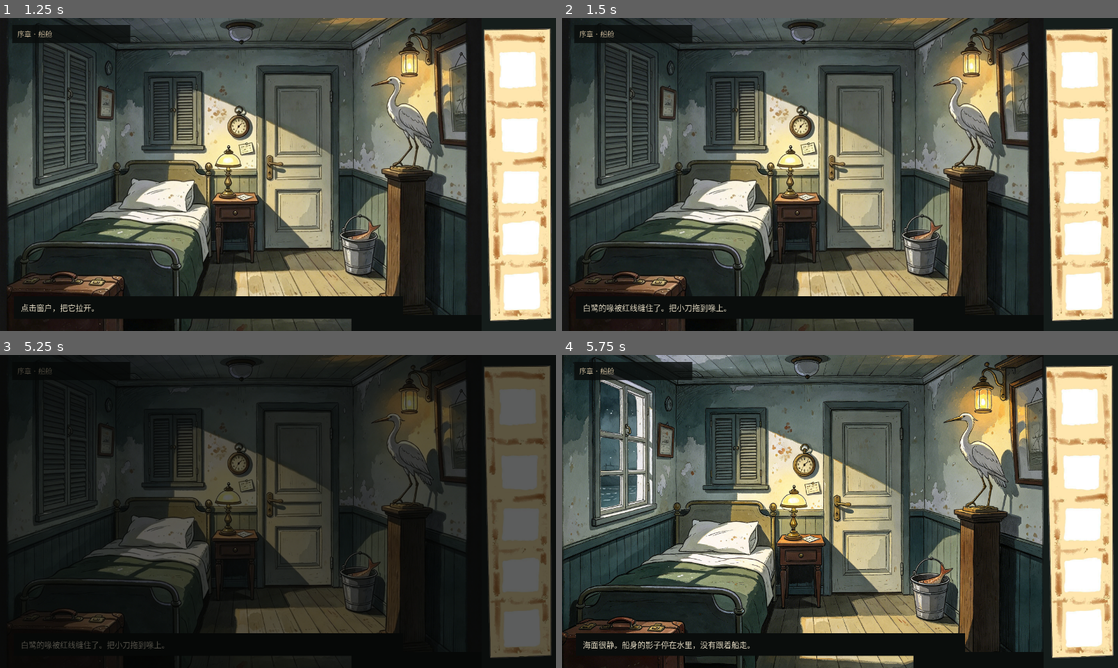
Above: before the commit, frames 1-4 (two rows, left to right).
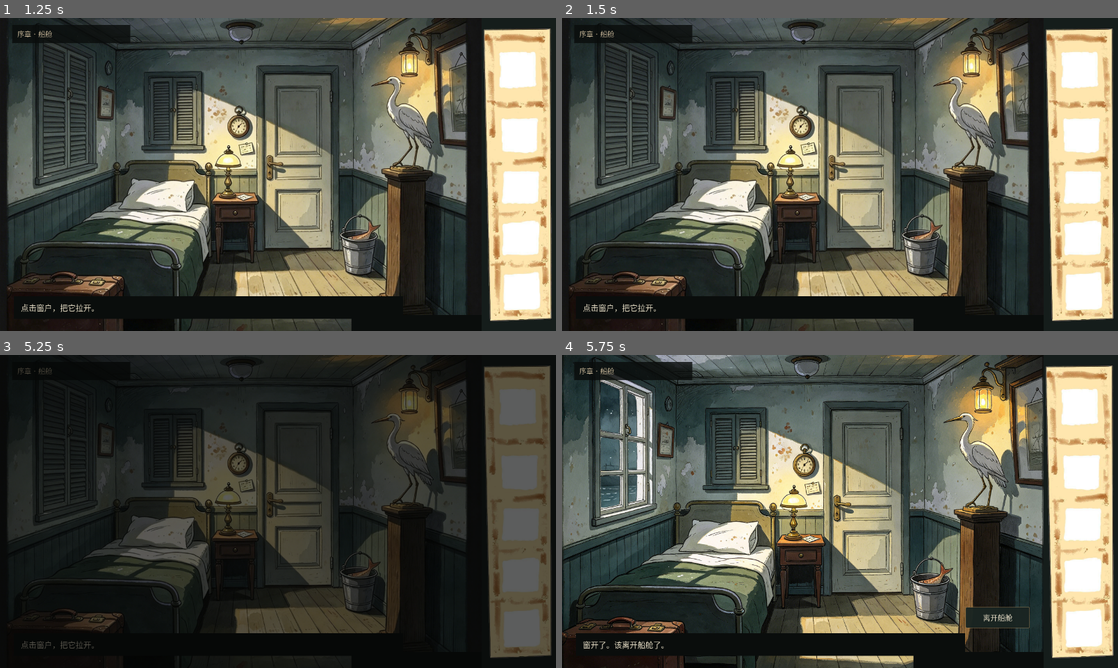
Above: after the commit, the same moments.

Repository: CorinJing/gugu_gaga
Game: Godot game, scene res://scenes/main.tscn
Same seed, same stepped clock (60 frames per second), same inputs: the game is played once before the commit and once after it.
Inputs (mouse positions are in pixels of both pictures, inside the frame that each line leads up to):
- Up to frame 1 (1.25 s): click "开始" at 0.5 s
- Up to frame 2 (1.5 s): move the mouse to (962, 158) at 1.27 s; click (962, 158) at 1.42 s
- Up to frame 3 (5.25 s): tap Enter at 2, 3.5, 5 s; drag from (166, 527) to (250, 574) at 2.02 s; tap Space at 2.75, 4.25 s; move the mouse to (333, 442) at 2.77 s; click (333, 442) at 2.92 s; drag from (250, 574) to (111, 464) at 3.52 s; move the mouse to (444, 558) at 4.27 s; click (444, 558) at 4.42 s; drag from (111, 464) to (194, 433) at 5.02 s
- Up to frame 4 (5.75 s): no input

Frame 1 is identical in both runs. In frame 2, 0.4% of the frame differs, in the area x 3-30%, y 91-94%; in frame 3, 0.2%; in frame 4, 0.7%, in the area x 3-85%, y 80-94%.

Commit message:
feat: 调整序章探索与回船仓流程

Diff:
--- a/scenes/prologue/prologue_demo.tscn
+++ b/scenes/prologue/prologue_demo.tscn
@@ -182,6 +182,16 @@
 offset_bottom = 720.0
 mouse_default_cursor_shape = 2
 
+[node name="CabinHotspot" type="Control" parent="Stage"]
+unique_name_in_owner = true
+visible = false
+layout_mode = 0
+offset_left = 470.0
+offset_top = 300.0
+offset_right = 655.0
+offset_bottom = 565.0
+mouse_default_cursor_shape = 2
+
 [node name="GameHUD" parent="." instance=ExtResource("2_hud")]
 
 [node name="BackArrow" type="Button" parent="."]
--- a/scripts/prologue/prologue_demo.gd
+++ b/scripts/prologue/prologue_demo.gd
@@ -1,6 +1,6 @@
 extends Control
 
-enum State { CABIN_CLOSED, CABIN_OPEN, CABIN_BEAK, SUITCASE_VIEW, BOAT, DOCK, FERRYMAN, WAITER, EGRET }
+enum State { CABIN_CLOSED, CABIN_OPEN, CABIN_SEARCH, CABIN_BEAK, SUITCASE_VIEW, BOAT, DOCK, FERRYMAN, WAITER, EGRET }
 
 const CABIN_CLOSED := preload("res://assets/art/backgrounds/cabin_closed.png")
 const CABIN_OPEN := preload("res://assets/art/backgrounds/cabin_open.png")
@@ -30,6 +30,7 @@
 @onready var fish_hotspot: Control = %FishHotspot
 @onready var door_hotspot: Control = %DoorHotspot
 @onready var ferryman_hotspot: Control = %FerrymanHotspot
+@onready var cabin_hotspot: Control = %CabinHotspot
 @onready var suitcase_knife: TextureRect = %SuitcaseKnife
 @onready var suitcase_knife_hotspot: Control = %SuitcaseKnifeHotspot
 @onready var back_arrow: Button = $BackArrow
@@ -48,6 +49,7 @@
 	fish_hotspot.gui_input.connect(_on_fish_input)
 	door_hotspot.gui_input.connect(_on_door_input)
 	ferryman_hotspot.gui_input.connect(_on_ferryman_input)
+	cabin_hotspot.gui_input.connect(_on_cabin_hotspot_input)
 	hud.action_pressed.connect(_on_action_pressed)
 	hud.drag_released.connect(_on_item_dropped)
 	back_arrow.pressed.connect(_on_back_pressed)
@@ -89,40 +91,45 @@
 	fish_hotspot.visible = false
 	door_hotspot.visible = false
 	ferryman_hotspot.visible = false
+	cabin_hotspot.visible = false
 	background.stretch_mode = TextureRect.STRETCH_KEEP_ASPECT_COVERED
 
 	match state:
 		State.CABIN_CLOSED:
 			background.texture = CABIN_CLOSED
 			window_hotspot.visible = true
-			suitcase_hotspot.visible = true
-			heron_hotspot.visible = true
-			fish_hotspot.visible = true
-			door_hotspot.visible = true
 			hud.set_location("序章 · 船舱")
 			hud.set_prompt("点击窗户，把它拉开。")
 			hud.hide_action()
 		State.CABIN_OPEN:
+			background.texture = CABIN_OPEN
+			door_hotspot.visible = true
+			hud.set_location("序章 · 船舱")
+			hud.set_prompt("窗开了。该离开船舱了。")
+			hud.set_action("离开船舱")
+		State.CABIN_SEARCH:
 			background.texture = CABIN_OPEN
 			suitcase_hotspot.visible = true
 			heron_hotspot.visible = true
 			fish_hotspot.visible = true
 			door_hotspot.visible = true
 			hud.set_location("序章 · 船舱")
-			hud.set_prompt("海面很静。船身的影子停在水里，没有跟着船走。")
+			hud.set_prompt("船夫说要付船费。找找船舱里能换钱的东西。")
 			if GameState.has_item("coin"):
 				hud.set_action("离开船舱")
 			else:
 				hud.hide_action()
 		State.CABIN_BEAK:
 			background.texture = CABIN_BEAK
-			suitcase_hotspot.visible = true
 			heron_hotspot.visible = true
 			fish_hotspot.visible = true
 			door_hotspot.visible = true
 			hud.set_location("序章 · 船舱")
 			hud.set_prompt("白鹭张开了嘴。把鱼喂给它。")
-			hud.hide_action()
+			if GameState.has_item("coin"):
+				hud.set_action("离开船舱")
+			else:
+				hud.hide_action()
 		State.SUITCASE_VIEW:
 			background.texture = SUITCASE
 			background.stretch_mode = TextureRect.STRETCH_KEEP_ASPECT_COVERED
@@ -156,8 +163,14 @@
 			occlude.shader = OCCLUDE_SHADER
 			character.material = occlude
 			ferryman_hotspot.visible = true
+			cabin_hotspot.visible = GameState.has_flag("knows_coin_needed") and not GameState.has_flag("ferry_paid")
 			hud.set_location("序章 · 船头")
-			hud.set_prompt("把硬币拖给船夫。点击船夫可以交谈。")
+			if GameState.has_flag("ferry_paid"):
+				hud.set_prompt("船夫已经让开了。")
+			elif GameState.has_flag("knows_coin_needed"):
+				hud.set_prompt("把硬币拖给船夫。点击船舱可以回去找。")
+			else:
+				hud.set_prompt("点击船夫与他交谈。")
 			hud.hide_action()
 		State.WAITER:
 			background.texture = DOCK
@@ -282,11 +295,9 @@
 
 
 func _on_suitcase_input(event: InputEvent) -> void:
-	if not _is_left_click(event):
-		return
-	if state != State.CABIN_CLOSED and state != State.CABIN_OPEN:
-		return
-	_cabin_return_state = state
+	if not _is_left_click(event) or state != State.CABIN_SEARCH:
+		return
+	_cabin_return_state = State.CABIN_SEARCH
 	_transition_to(State.SUITCASE_VIEW)
 
 
@@ -373,10 +384,13 @@
 func _on_door_input(event: InputEvent) -> void:
 	if not _is_left_click(event):
 		return
-	if GameState.has_item("coin"):
+	if state == State.CABIN_OPEN:
 		_transition_to(State.BOAT)
-	else:
-		hud.set_prompt("船夫还在等船费。")
+	elif state == State.CABIN_SEARCH or state == State.CABIN_BEAK:
+		if GameState.has_item("coin"):
+			_transition_to(State.BOAT)
+		else:
+			hud.set_prompt("船夫还在等船费。")
 
 
 func _pay_ferryman() -> void:
@@ -387,6 +401,7 @@
 		return
 	GameState.remove_item("coin")
 	GameState.set_flag("ferry_paid")
+	cabin_hotspot.visible = false
 	hud.set_prompt("船夫收下黄铜硬币，侧身让开。")
 	hud.set_action("进入旅馆")
 	# Payment itself triggers the second line; no extra click required.
@@ -396,9 +411,21 @@
 func _on_ferryman_input(event: InputEvent) -> void:
 	if not _is_left_click(event) or state != State.FERRYMAN:
 		return
-	# The line is gated by payment, not by click count.
-	# Unpaid: line 1 only. Paid: line 2 only.
-	_say_ferryman(1 if GameState.has_flag("ferry_paid") else 0)
+	if not GameState.has_flag("ferry_paid"):
+		GameState.set_flag("knows_coin_needed")
+		cabin_hotspot.visible = true
+		hud.set_prompt("船夫说要付船费。点击船舱回去找硬币。")
+		_say_ferryman(0)
+	else:
+		_say_ferryman(1)
+
+
+func _on_cabin_hotspot_input(event: InputEvent) -> void:
+	if not _is_left_click(event) or state != State.FERRYMAN:
+		return
+	if not GameState.has_flag("knows_coin_needed") or GameState.has_flag("ferry_paid"):
+		return
+	_transition_to(State.CABIN_SEARCH)
 
 
 func _say_ferryman(index: int) -> void:
@@ -421,6 +448,11 @@
 func _on_action_pressed() -> void:
 	match state:
 		State.CABIN_OPEN:
+			_transition_to(State.BOAT)
+		State.CABIN_SEARCH:
+			if GameState.has_item("coin"):
+				_transition_to(State.BOAT)
+		State.CABIN_BEAK:
 			if GameState.has_item("coin"):
 				_transition_to(State.BOAT)
 		State.BOAT:
Not shown, changed: 更新日志.md
